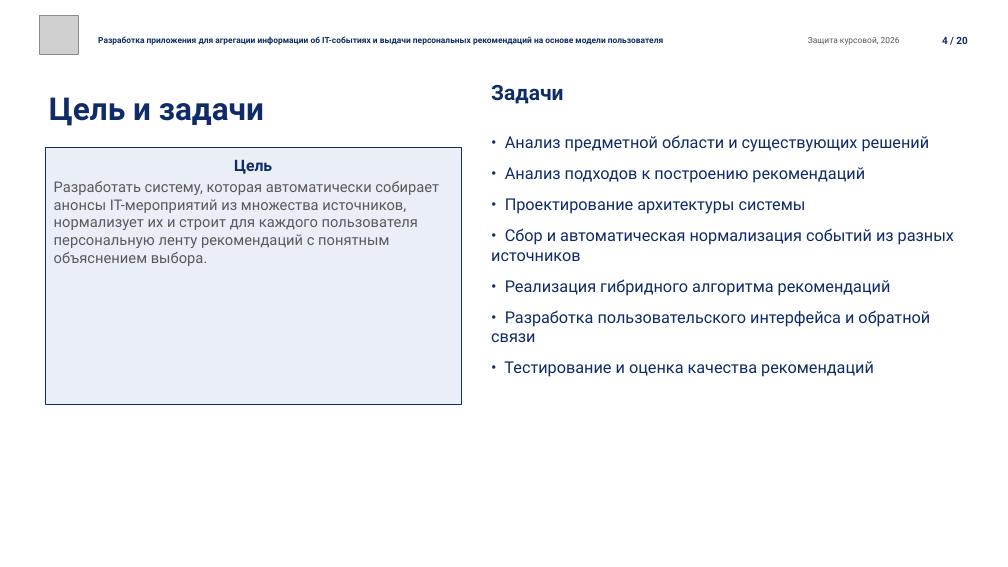
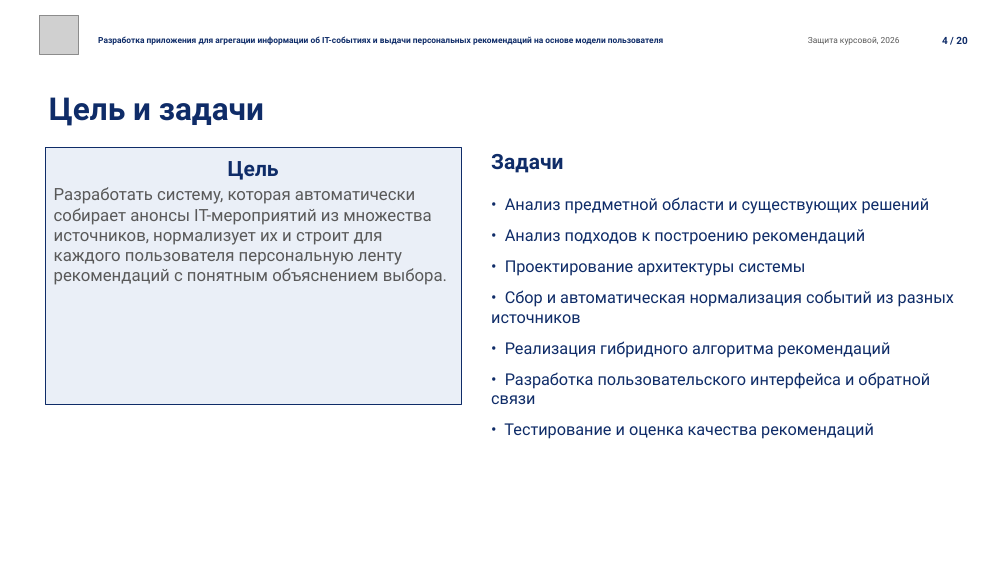
Before and after one commit to EgorBelov/event_mind, a slide deck: slide 4 of docs/Презентация_защита_EventMind.pptx. Drawn at 1008x567 pixels with LibreOffice and Linux fonts; fonts in the diff are those of the drawing; grey boxes stand for pictures; background and template pictures are left out. Boxes give left, top, right and bottom in pixels: in the first picture for what was removed or moved away, otherwise in the second. Text is boxed around its words. In the diff, an @@ line names an element or a change of style, - is before the commit and + after.

```diff
--- a/docs/Презентация_защита_EventMind.pptx
+++ b/docs/Презентация_защита_EventMind.pptx
@@ rectangle "Цель" at (x1=45, y1=147, x2=461, y2=405): size 15 to 20 pt in "Цель"; size 14 to 16 pt @@
@@ text "Задачи" moved from (x1=491, y1=85, x2=563, y2=104) to (x1=491, y1=154, x2=563, y2=173) @@
@@ text "• Анализ предметной области и ..." moved from (x1=491, y1=135, x2=954, y2=377) to (x1=491, y1=197, x2=954, y2=439) @@
```
Also in this commit, not shown: 5 other slides changed, 2 other files.
